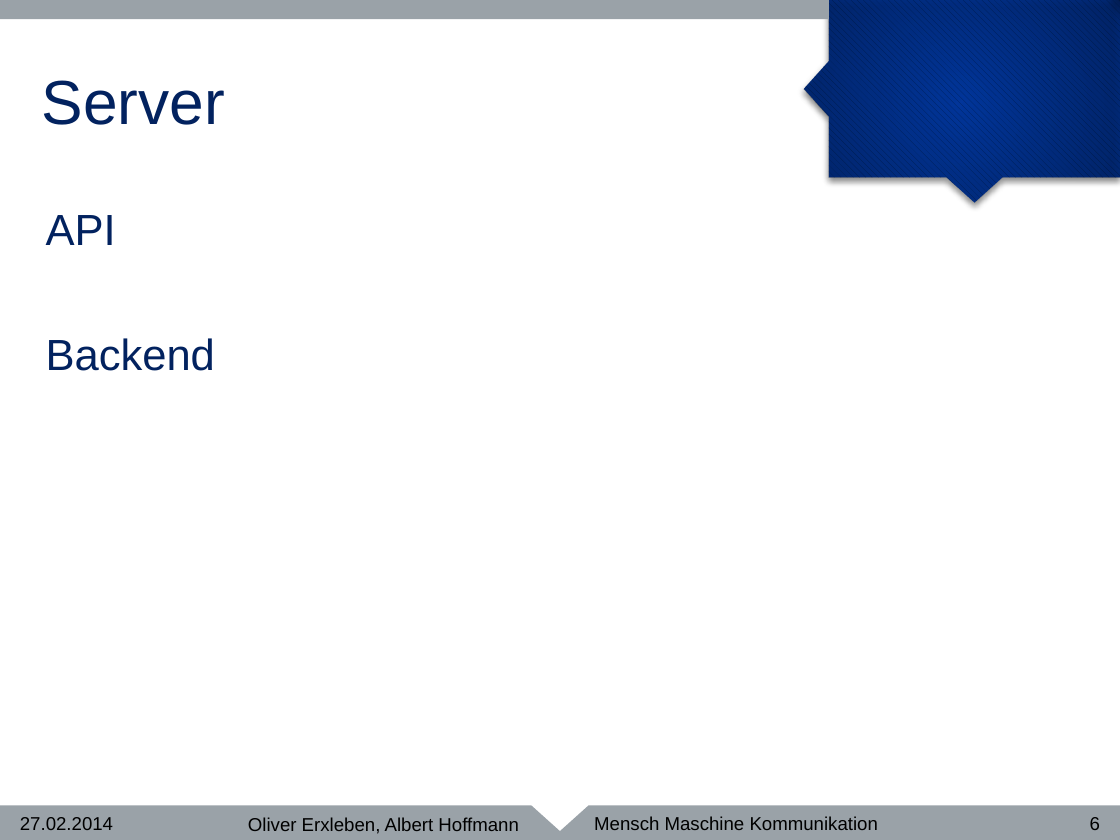
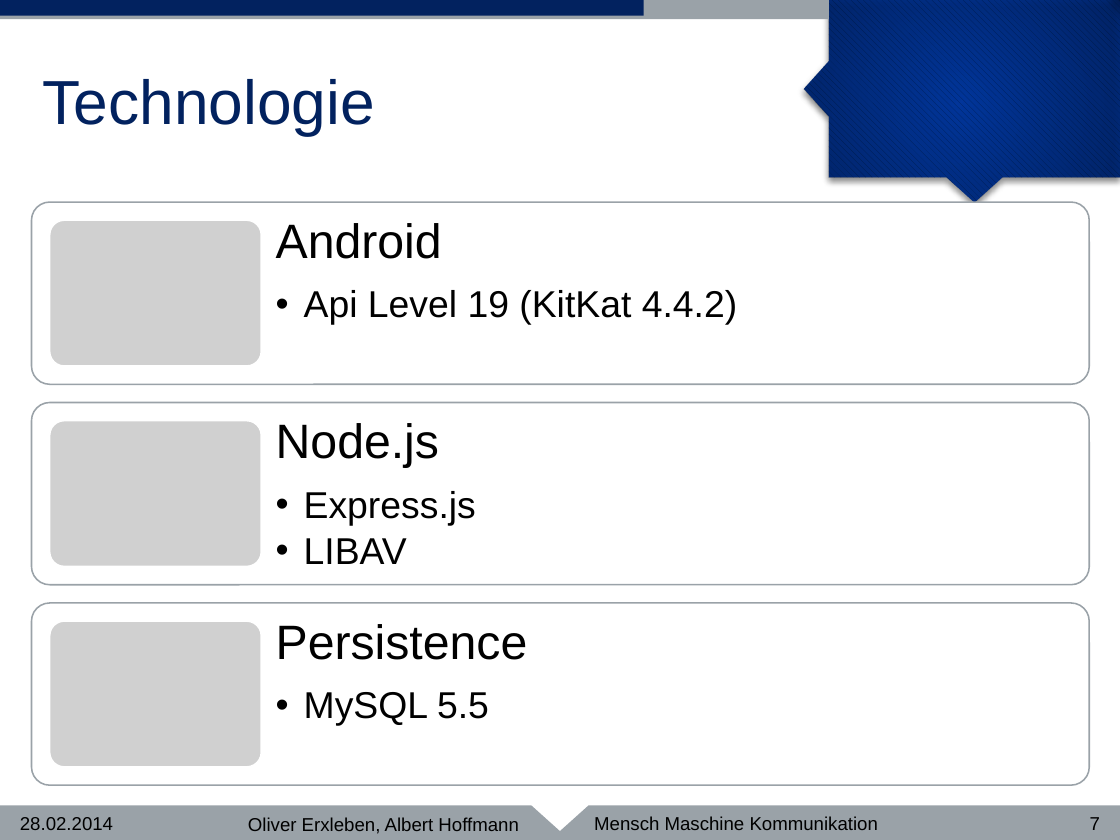
Before and after one commit to Chromdioxyde/hipsterbility, a slide deck: slide 7 of presentation/MMK.pptm (slide 6 before the commit). Drawn at 1120x840 pixels with LibreOffice and Linux fonts; fonts in the diff are those of the drawing; grey boxes stand for pictures; background and template pictures are left out. Boxes give left, top, right and bottom in pixels: in the first picture for what was removed or moved away, otherwise in the second. Text is boxed around its words. In the diff, an @@ line names an element or a change of style, - is before the commit and + after.

Commit message:
Presentation finished

```diff
--- a/presentation/MMK.pptm
+++ b/presentation/MMK.pptm
@@ rectangle added at box(0, 0, 644, 16), fill #02225F @@
@@ title at box(43, 79, 375, 135): text changed @@
-Server
+Technologie
@@ text removed at box(46, 215, 215, 371) @@
-  API
-  Backend
@@ group added at box(31, 202, 1089, 785): 3 rounded rectangles, 3 texts, 3 pictures @@
+Android
+  •• Api Level 19 (KitKat 4.4.2)
+Node.js
+  •• Express.js
+  •• LIBAV
+Persistence
+  •• MySQL 5.5
@@ text at box(20, 817, 113, 830): text changed @@
-27.02.2014
+28.02.2014
@@ page number at box(1090, 817, 1100, 830): text changed @@
-6
+7
```
Also in this commit, not shown: 6 other slides changed, 2 slides added, 1 other file.
